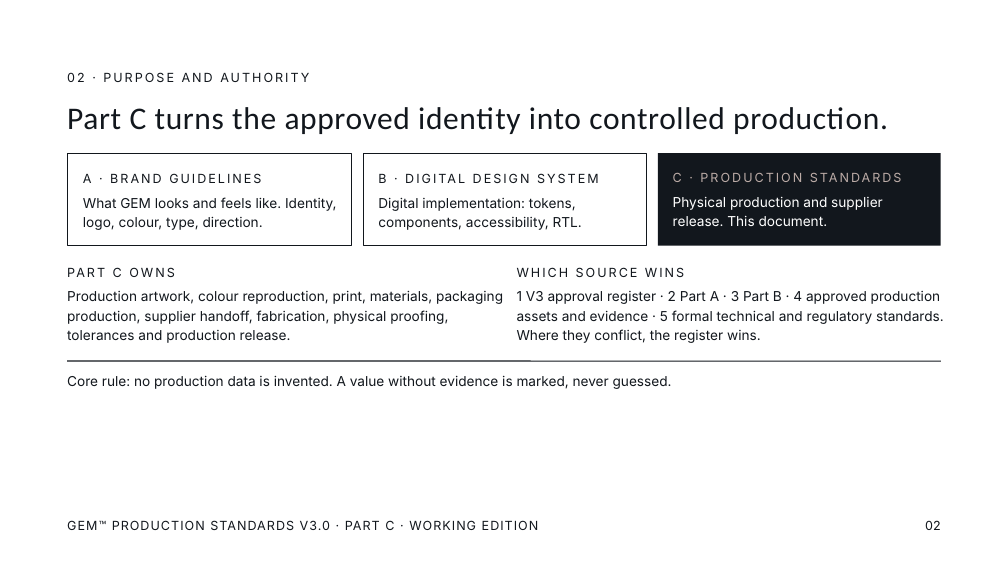
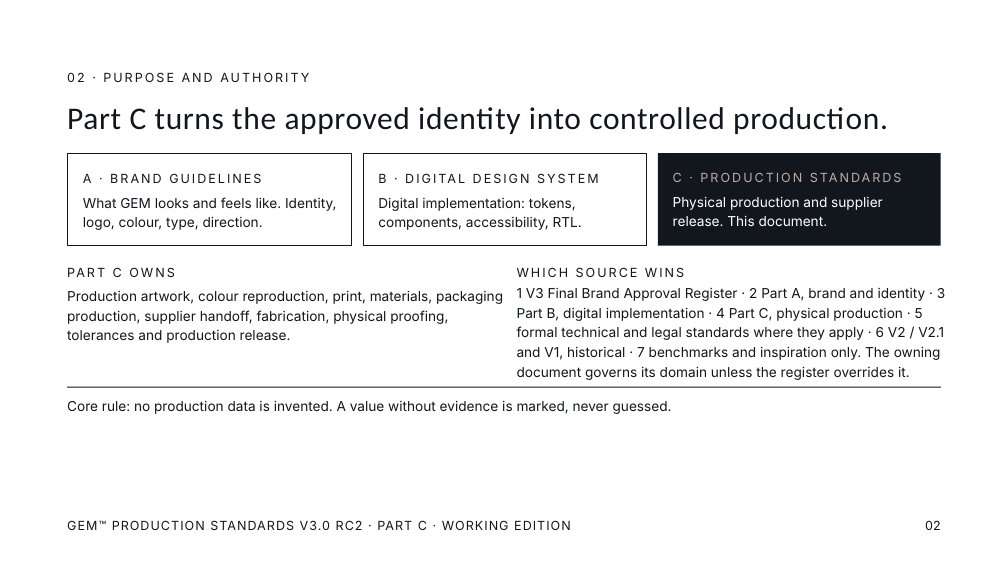
Before and after one commit to mashaelalh/GEM, a slide deck: slide 2 of GEM_V3_RC2/01_working/C-RC2.pptx. Drawn at 1008x567 pixels with LibreOffice and Linux fonts; fonts in the diff are those of the drawing. Boxes give left, top, right and bottom in pixels: in the first picture for what was removed or moved away, otherwise in the second. Text is boxed around its words. In the diff, an @@ line names an element or a change of style, - is before the commit and + after.

```diff
--- a/GEM_V3_RC2/01_working/C-RC2.pptx
+++ b/GEM_V3_RC2/01_working/C-RC2.pptx
@@ text at (x1=517, y1=288, x2=945, y2=380): text changed @@
-1 V3 approval register · 2 Part A · 3 Part B · 4 approved production assets and evidence · 5 formal technical and regulatory standards. Where they conflict, the register wins.
+1 V3 Final Brand Approval Register · 2 Part A, brand and identity · 3 Part B, digital implementation · 4 Part C, physical production · 5 formal technical and legal standards where they apply · 6 V2 / V2.1 and V1, historical · 7 benchmarks and inspiration only. The owning document governs its domain unless the register overrides it.
@@ line moved from (67, 361) - (941, 361) to (67, 387) - (941, 387) @@
@@ text "Core rule: no production data ..." moved from (x1=67, y1=376, x2=672, y2=389) to (x1=67, y1=401, x2=672, y2=414) @@
@@ text at (x1=67, y1=520, x2=571, y2=530): text changed @@
-GEM™ PRODUCTION STANDARDS V3.0 · PART C · WORKING EDITION
+GEM™ PRODUCTION STANDARDS V3.0 RC2 · PART C · WORKING EDITION
```
Also in this commit, not shown: 70 other slides changed, 1 slide added, 1 other file.
